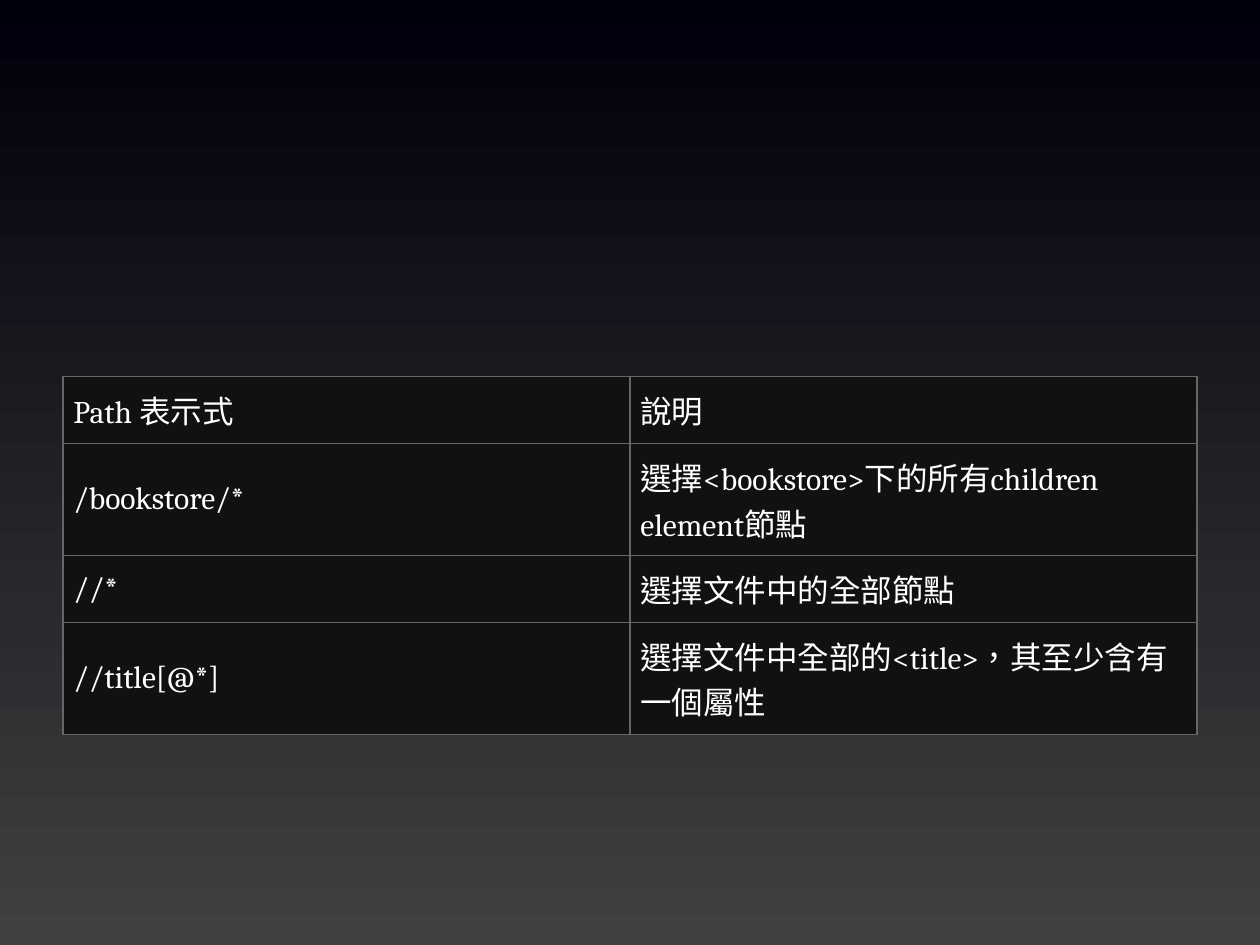
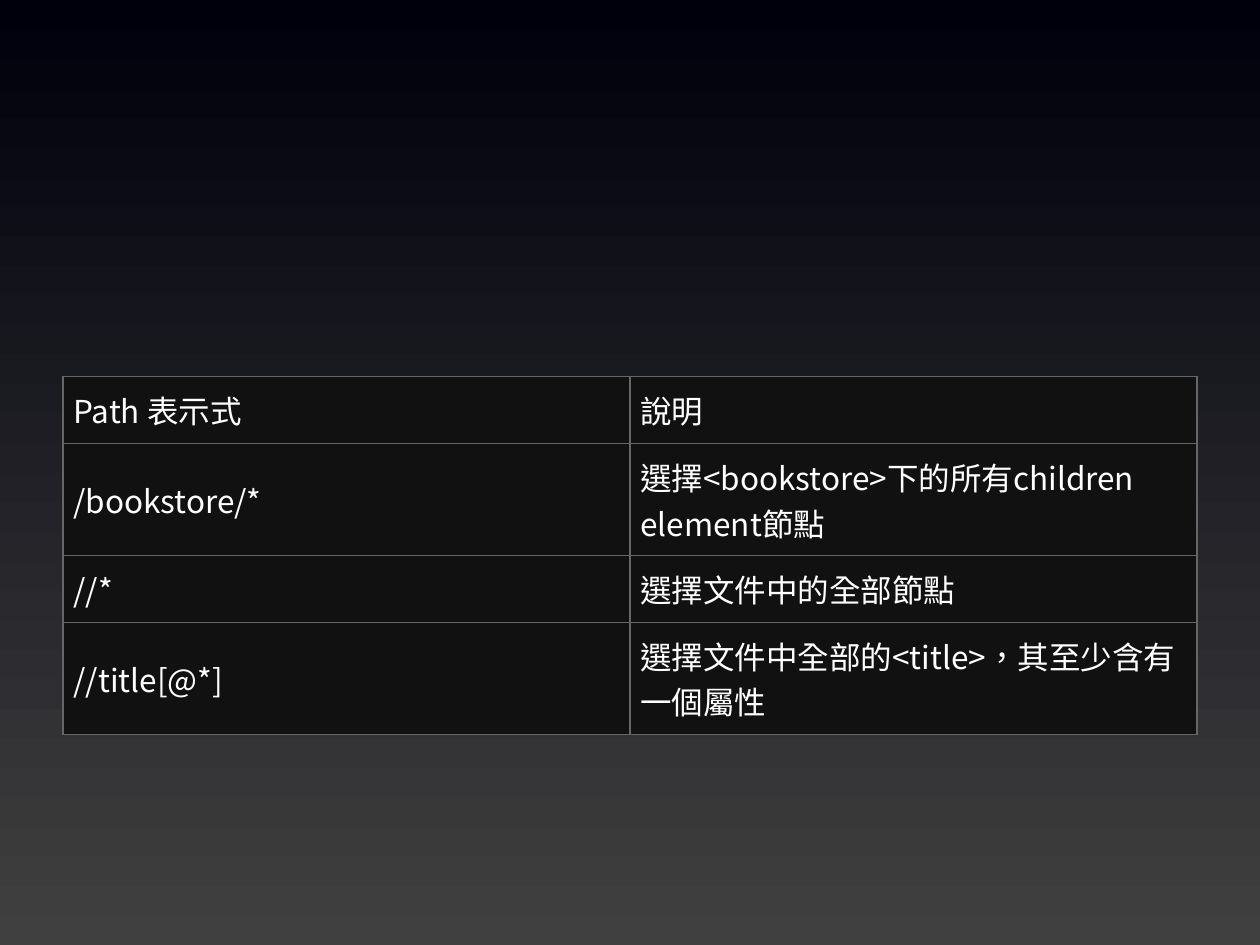
Before and after one commit to joshhu/mustwebcrawler2023, a slide deck: slide 51 of 03.pptx. Drawn at 1260x945 pixels with LibreOffice and Linux fonts; fonts in the diff are those of the drawing. Boxes give left, top, right and bottom in pixels: in the first picture for what was removed or moved away, otherwise in the second. Text is boxed around its words. In the diff, an @@ line names an element or a change of style, - is before the commit and + after.

```diff
--- a/03.pptx
+++ b/03.pptx
@@ table at (63,377,1197,721) @@
@@ font Cambria to Noto Sans CJK SC @@
```
Also in this commit, not shown: 44 other slides changed, 1 slide added, 1 slide removed.
